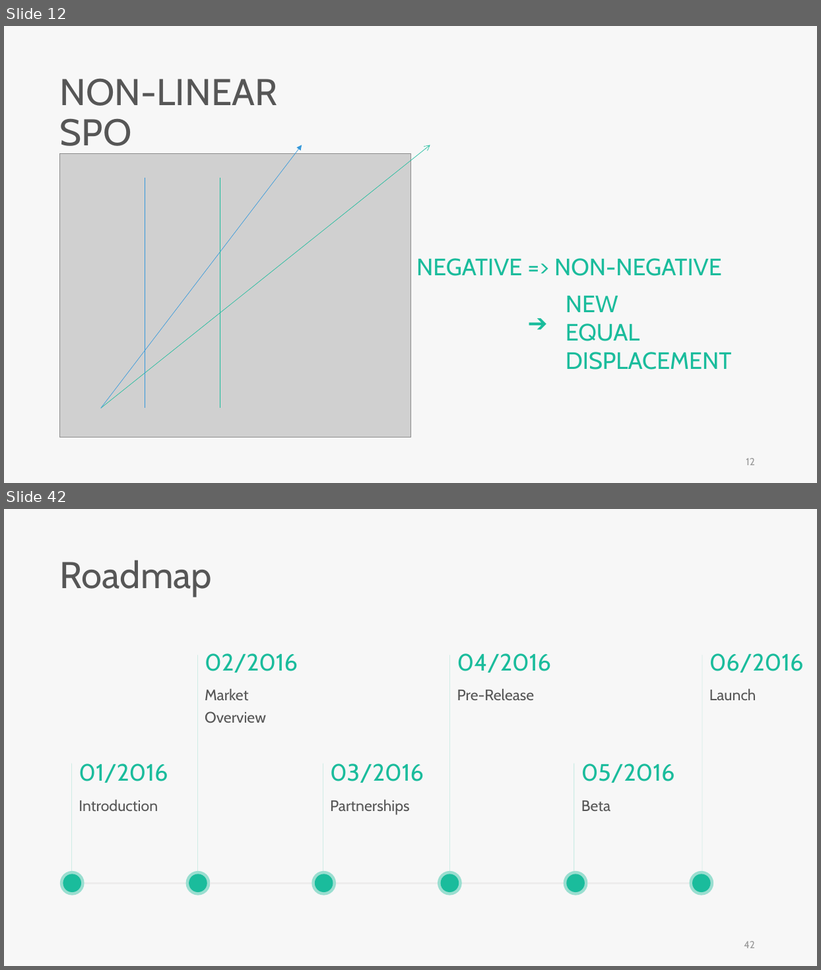
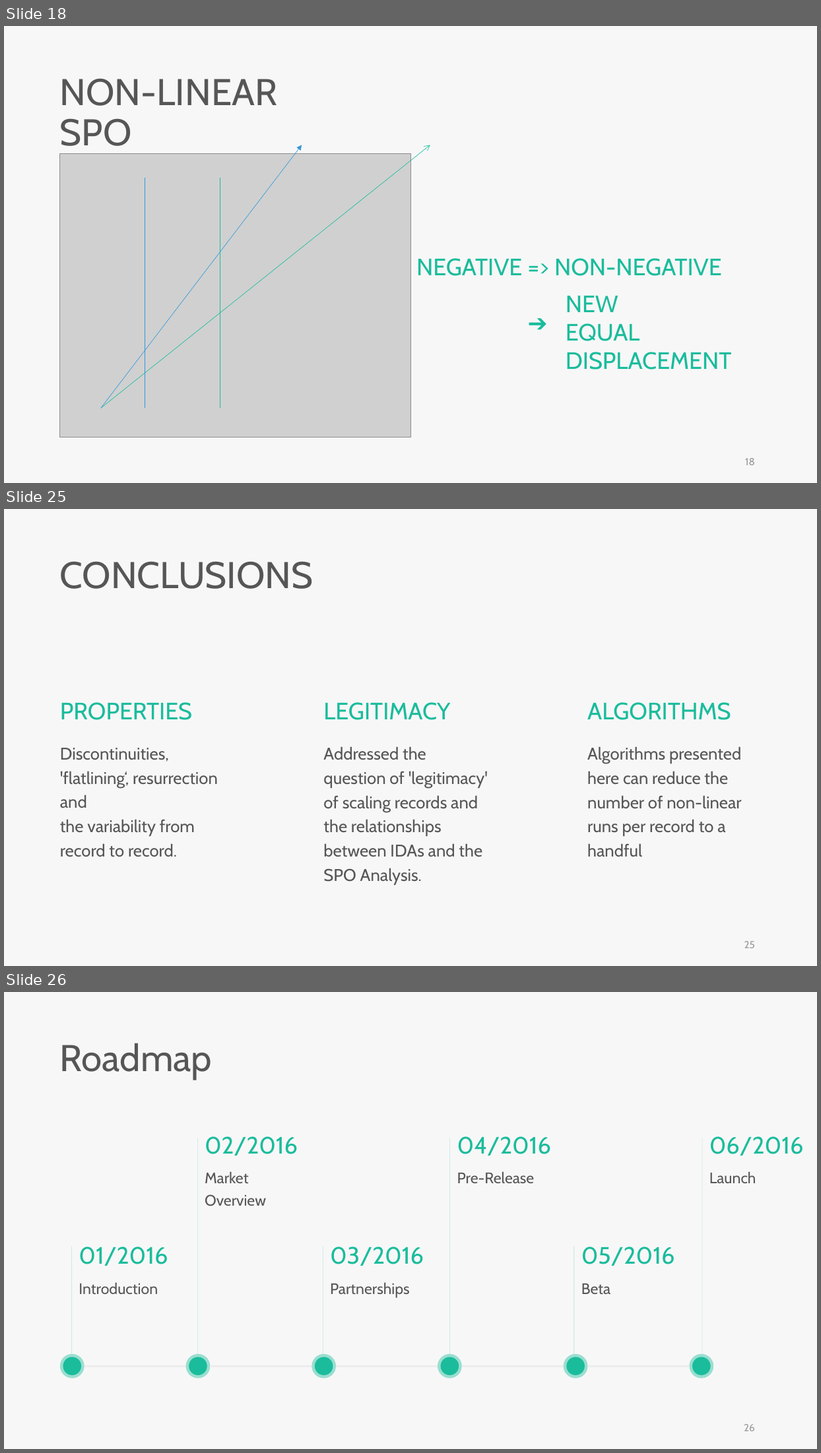
Before and after one commit to skyran1278/VbaProject, a slide deck: 20180126_SmartSplice/20180901_Meeting/Incremental dynamic analysis.pptx. Shown one above the other, each under a label of ours: slides 12 and 42 before the commit, slides 18, 25 and 26 after it; the slides between them are not shown. The pictures are 821x970 and 821x1453 pixels, drawn with LibreOffice and Linux fonts; fonts in the diff are those of the drawing; grey boxes stand for pictures. Boxes give left, top, right and bottom in pixels: in the first picture for what was removed or moved away, otherwise in the second. Text is boxed around its words. In the diff, an @@ line names an element or a change of style, - is before the commit and + after.

```diff
--- a/20180126_SmartSplice/20180901_Meeting/Incremental dynamic analysis.pptx
+++ b/20180126_SmartSplice/20180901_Meeting/Incremental dynamic analysis.pptx
@@ slide 25 added at (x1=4, y1=509, x2=817, y2=966), background #F7F7F7 @@
@@ text added at (x1=60, y1=561, x2=313, y2=589), 44 pt, text #565656 @@
+CONCLUSIONS
@@ text added at (x1=60, y1=702, x2=192, y2=720), 28 pt, text #1ABC9C @@
+PROPERTIES
@@ text added at (x1=323, y1=702, x2=450, y2=720), 28 pt, text #1ABC9C @@
+LEGITIMACY
@@ text added at (x1=587, y1=702, x2=731, y2=720), 28 pt, text #1ABC9C @@
+ALGORITHMS
@@ text added at (x1=60, y1=748, x2=218, y2=857), 20 pt, text #565656 @@
+Discontinuities, 'flatlining‘, resurrection and
+the variability from record to record.
@@ text added at (x1=323, y1=747, x2=488, y2=885), 20 pt, text #565656 @@
+Addressed the question of 'legitimacy' of scaling records and the relationships between IDAs and the SPO Analysis.
@@ text added at (x1=587, y1=747, x2=741, y2=857), 20 pt, text #565656 @@
+Algorithms presented here can reduce the number of non-linear runs per record to a handful
@@ page number added at (x1=745, y1=941, x2=755, y2=949), 12 pt, text #9A9A9A @@
+25
@@ what was slide 12 is now slide 18 @@
@@ page number at (x1=745, y1=458, x2=755, y2=466): text changed @@
-12
+18
@@ what was slide 42 is now slide 26 @@
@@ page number at (x1=744, y1=1424, x2=755, y2=1432): text changed @@
-42
+26
```
Also in this commit, not shown: 4 slides changed, 13 other slides added, 1 other file.
